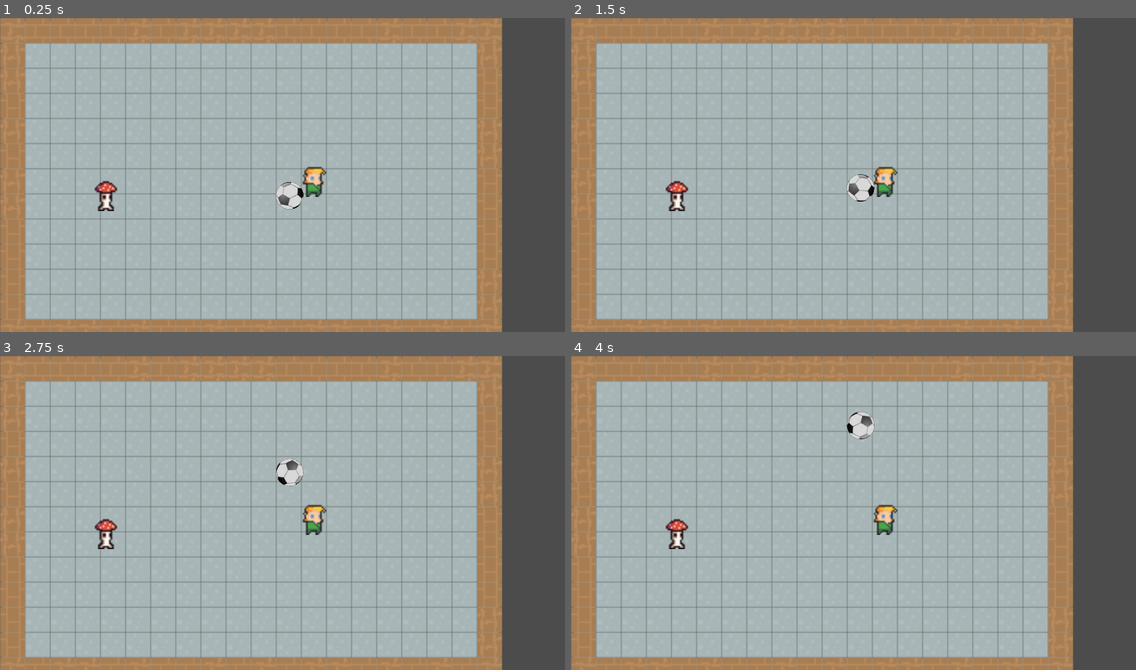
Above: before the commit, frames 1-4 (two rows, left to right).
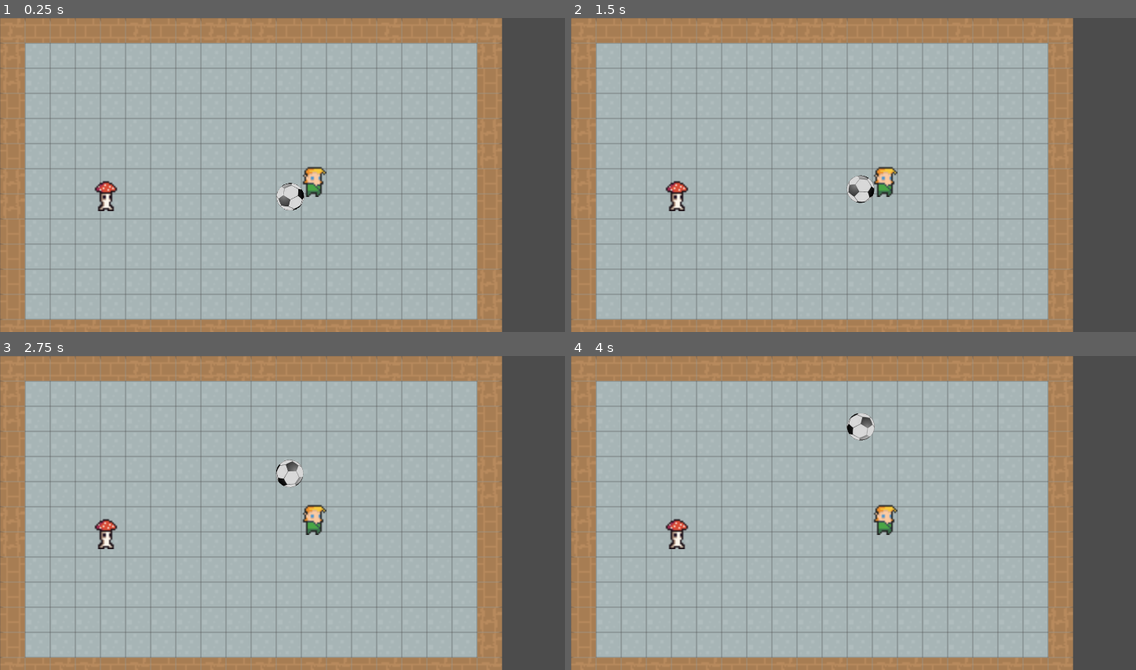
Above: after the commit, the same moments.

Repository: timruffles/7drl2021
Game: Godot game, scene res://scripts/KickProto.tscn
The game is run twice, just before and just after one commit, with the same random seed, the same clock (stepped at 60 frames per second) and the same inputs. This scene is started directly instead of the project's main scene.
Inputs (mouse positions are in pixels of both pictures, inside the frame that each line leads up to):
- Up to frame 1 (0.25 s): no input
- Up to frame 2 (1.5 s): tap Enter at 0.5 s; drag from (887, 181) to (910, 105) at 0.52 s; click "Kick!" at 1.25 s
- Up to frame 3 (2.75 s): drag from (169, 528) to (254, 575) at 2.02 s
- Up to frame 4 (4 s): move the mouse to (910, 443) at 2.77 s; hold Right (ui_right) 2.78-3.5 s; drag from (825, 575) to (684, 465) at 3.52 s

The runs differ from the first frame. In frame 1, 0.1% of the frame differs, in the area x 48-54%, y 52-62%; in frame 2, 0.1%; in frame 3, 0.1%; in frame 4, 0.1%, in the area x 48-54%, y 17-27%.

Commit message:
wip

Diff:
--- a/project.godot
+++ b/project.godot
@@ -8,9 +8,14 @@
 
 config_version=4
 
-_global_script_classes=[  ]
+_global_script_classes=[ {
+"base": "Node",
+"class": "Rules",
+"language": "GDScript",
+"path": "res://scripts/Rules.gd"
+} ]
 _global_script_class_icons={
-
+"Rules": ""
 }
 
 [application]
@@ -26,6 +31,10 @@
 window/stretch/mode="2d"
 window/stretch/aspect="keep"
 
+[editor_plugins]
+
+enabled=PoolStringArray( "gut" )
+
 [rendering]
 
 environment/default_environment="res://default_env.tres"
--- a/scripts/KickGame.gd
+++ b/scripts/KickGame.gd
@@ -1,18 +1,20 @@
 extends Node2D
 
-const IDLE = 0
-const AIMING = 1
-const CONFIRMING = 2
-const RESOLVING = 3 # resolve player's moves
-const ENEMIES = 4 # enemies' turn
+const IDLE = "idle"
+const AIMING = "aiming"
+const CONFIRMING = "confirming"
+const RESOLVING = "resolving" # resolve player's moves
+const ENEMIES = "enemies" # enemies' turn
 
 var state_transitions = {}
 var state = IDLE
-
+var resolutionElapsed = 0
 
 func _ready():
 	$KickButton.visible = false
 	$Aimer.visible = false
+
+	Physics2DServer.set_active(false)
 
 	state_transitions = {
 		AIMING: {
@@ -21,6 +23,12 @@
 		CONFIRMING: {
 			"enter": funcref(self, "on_enter_confirming"),
 			"exit": funcref(self, "on_exit_confirming"),
+		},
+		RESOLVING: {
+			"enter": funcref(self, "on_enter_resolving"),
+		},
+		ENEMIES: {
+			"enter": funcref(self, "on_enter_enemies"),
 		},
 	}
 
@@ -35,6 +43,12 @@
 	if in_state(AIMING):
 		var mouse_pos = get_global_mouse_position()
 		$Aimer.vector = mouse_pos - $Player.position
+	elif in_state(RESOLVING):
+		resolutionElapsed += delta
+		var ball = $Ball.get_node("RigidBody2D")
+		# we're done if we've given the ball enough time and it's stopped moving
+		if resolutionElapsed > 0.5 and ball.linear_velocity.length() < 10:
+			enter_state(ENEMIES)
 
 func in_state(s):
 	return state == s
@@ -42,6 +56,7 @@
 func enter_state(entering):
 	var exiting = state
 	state = entering
+	print("transitioning: ", exiting, " -> ", entering)
 	run_state_handler(exiting, "exit")
 	run_state_handler(entering, "enter")
 
@@ -57,12 +72,21 @@
 	$KickButton.visible = true
 
 func on_exit_confirming():
+	# simulate the result of the player's move
+	Physics2DServer.set_active(true)
 	$Aimer.visible = false
 	$Ball.get_node("RigidBody2D").apply_impulse(Vector2(0,0), $Aimer.vector)
 	$KickButton.visible = false
 
+func on_enter_resolving():
+	resolutionElapsed = 0
+
+func on_enter_enemies():
+	Physics2DServer.set_active(false)
+	pass
+
 func _on_KickButton_button_up():
-	enter_state(IDLE)
+	enter_state(RESOLVING)
 
 func _on_Player_selected():
 	if in_state(IDLE):
--- a/scripts/KickProto.tscn
+++ b/scripts/KickProto.tscn
@@ -84,7 +84,9 @@
 "_editor_description_": ""
 }
 
-[node name="Mushroom" type="KinematicBody2D" parent="."]
+[node name="Mushroom" type="KinematicBody2D" parent="." groups=[
+"Foes",
+]]
 
 [node name="CollisionShape2D" type="CollisionShape2D" parent="Mushroom"]
 position = Vector2( 67.5, 111.287 )
@@ -101,7 +103,7 @@
 color = Color( 0.2, 0.976471, 0.301961, 1 )
 
 [node name="Ball" parent="." instance=ExtResource( 3 )]
-position = Vector2( 189.25, 113 )
+position = Vector2( 185, 113.75 )
 
 [node name="KickButton" type="Button" parent="."]
 margin_left = 115.0
--- /dev/null
+++ b/scripts/Rules.gd
@@ -0,0 +1,55 @@
+extends Node
+
+class_name Rules
+
+# entity types
+const ENEMY = "enemy"
+const PLAYER = "player"
+
+
+
+var level: Level
+var astar
+
+var example_level = Level.new(12, 10, [
+	{type = ENEMY, x = 2, y = 3, hp = 3, damage = 1 },
+	{type = PLAYER, x = 8, y = 9, hp = 10 },
+])
+
+func _init(lvl):
+	# just give an example
+	level = lvl
+	if lvl == null:
+		level = example_level
+	_generate_astar()
+
+
+func _generate_astar():
+	astar = AStar2D.new()
+	astar.reserve_space(level.width * level.height)
+	for x in range(level.width):
+		for y in range(level.height):
+			astar.add_point()
+
+
+func enemy_hit(player):
+	pass
+
+# decides what foes will do
+func plan_enemy_moves():
+	return []
+
+
+func find_nearest_node(q):
+	pass
+
+
+class Level:
+	var width = 0
+	var height = 0
+	var entities = []
+
+	func _init(w,h,e):
+		width = w
+		height = h
+		entities = e
--- /dev/null
+++ b/scripts/Rules_test.gd
@@ -0,0 +1,75 @@
+extends "res://addons/gut/test.gd"
+
+# Declare member variables here. Examples:
+# var a = 2
+# var b = "text"
+
+
+# Called when the node enters the scene tree for the first time.
+func _ready():
+	pass # Replace with function body.
+
+
+# Called every frame. 'delta' is the elapsed time since the previous frame.
+#func _process(delta):
+#	pass
+
+func test_finds_closest_player():
+
+
+	var level = to_level(12, """
+	   e    p
+
+	  p
+	""", {
+		e = {
+			type = "enemy"
+		},
+		p = {
+			type = "player"
+		}
+	})
+
+	var rules = Rules.new(level)
+	print(rules.plan_enemy_moves())
+
+	var moves = [
+		[]
+	]
+
+func to_level(width, as_string, entities):
+	var lines = remove_text_indent(as_string)
+	var output = []
+	for y in range(len(lines)):
+		var l = lines[y]
+		assert_lt(len(l), width + 1, "line too big for level (max width %d): '%s'" % [width, l])
+		for x in range(len(l)):
+			var c = l[x]
+			if c == " ":
+				continue
+			var e = entities.get(c, false)
+			assert_not_typeof(e, TYPE_BOOL, "unknown entity ID %s, available %s" % [c, entities.keys()])
+			e = e.duplicate(true)
+			e["x"] = x
+			e["y"] = y
+			output.append(e)
+	return output
+
+
+# levels should always start with "\n" and end with "\t\n"
+func remove_text_indent(s):
+	var list = []
+	s  = s.lstrip("\n").rstrip("\n\t")
+	for	line in s.split("\n"):
+		# remove leading tabs
+		list.append(line.lstrip("\t"))
+	return list
+
+func join(parts, joiner):
+	var op = ""
+	for i in range(len(parts)):
+		var p = parts[i]
+		op += p
+		if i < len(parts) - 1:
+			op += joiner
+	return op
--- /dev/null
+++ b/scripts/Tests.tscn
@@ -0,0 +1,18 @@
+[gd_scene load_steps=2 format=2]
+
+[ext_resource path="res://addons/gut/plugin_control.gd" type="Script" id=1]
+
+[node name="Node2D" type="Node2D"]
+
+[node name="Gut" type="Control" parent="."]
+margin_right = 740.0
+margin_bottom = 250.0
+rect_min_size = Vector2( 740, 250 )
+script = ExtResource( 1 )
+__meta__ = {
+"_edit_use_anchors_": false
+}
+_run_on_load = true
+_file_prefix = ""
+_file_extension = "_test.gd"
+_directory1 = "res://scripts"
Not shown, added: addons/gut/GutScene.gd
Not shown, added: addons/gut/GutScene.tscn
Not shown, added: addons/gut/UserFileViewer.gd
Not shown, added: addons/gut/UserFileViewer.tscn
Not shown, added: addons/gut/autofree.gd
Not shown, added: addons/gut/comparator.gd
Not shown, added: addons/gut/compare_result.gd
Not shown, added: addons/gut/diff_formatter.gd
Not shown, added: addons/gut/diff_tool.gd
Not shown, added: addons/gut/double_templates/function_template.txt
Not shown, added: addons/gut/double_templates/script_template.txt
Not shown, added: addons/gut/doubler.gd
(and 41 more such lines)
